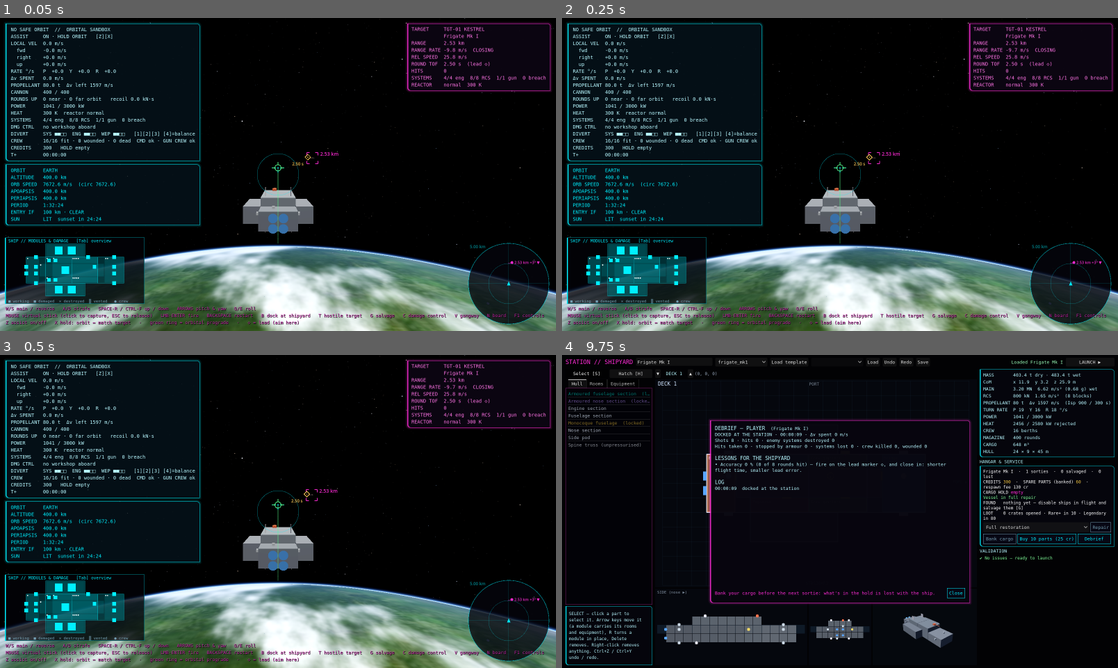
Above: before the commit, frames 1-4 (two rows, left to right).
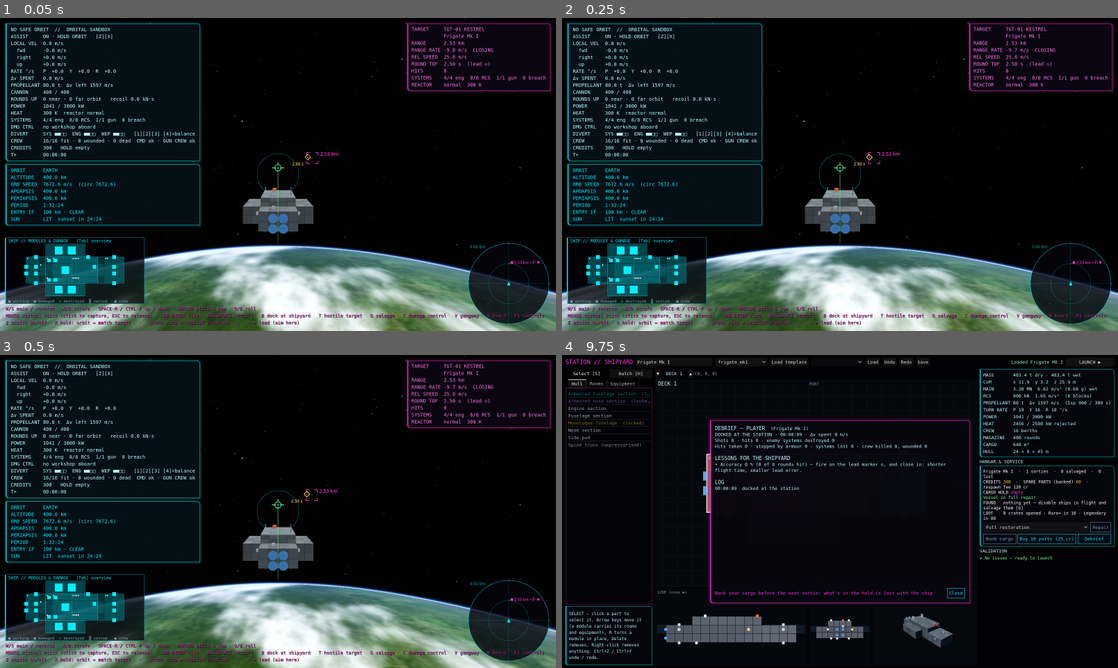
Above: after the commit, the same moments.

Repository: TheBooleanJulian/no-safe-orbit
Game: Godot game, scene res://scenes/main/main.tscn
Two runs of this game, one before a commit and one after it. Both use one fixed random seed, a clock stepped at 60 frames per second and the inputs below.
Inputs (mouse positions are in pixels of both pictures, inside the frame that each line leads up to):
- Up to frame 1 (0.05 s): no input
- Up to frame 2 (0.25 s): no input
- Up to frame 3 (0.5 s): no input
- Up to frame 4 (9.75 s): tap Enter at 0.5 s; move the mouse to (962, 495) at 0.52 s; hold E (roll_right) 0.53-1.28 s; hold N (board) 0.53-1.28 s; click (962, 495) at 0.67 s; tap V (dock) at 0.8, 1.35, 3.8, 6.8, 7.35 s; move the mouse to (812, 511) at 1.27 s; hold Up (pitch_up) 1.28-5.78 s; click (812, 511) at 1.55 s; move the mouse to (851, 505) at 2.02 s; press the mouse at (851, 505) at 2.03 s; tap G (salvage) at 2.3, 2.85, 5.3, 8.3 s; move the mouse to (834, 517) at 2.77 s; release the mouse at (834, 517) at 2.78 s; click (834, 517) at 2.92 s; tap N (board) at 3.05, 6.05, 9.05 s; move the mouse to (878, 514) at 3.52 s; hold N (board) 3.53-4.28 s; move the mouse to (795, 508) at 4.27 s; tap 4 (divert_balance) at 4.35 s; click (795, 508) at 4.55 s; move the mouse to (845, 511) at 5.02 s; hold 2 (divert_eng) 5.03-5.78 s; click (845, 511) at 5.17 s; move the mouse to (817, 505) at 5.77 s; hold E (roll_right) 5.78-6.53 s; tap 1 (divert_sys) at 5.85 s; move the mouse to (867, 511) at 6.52 s; hold 3 (divert_wep) 6.53-7.28 s; hold Up (pitch_up) 6.53-8.78 s; move the mouse to (812, 511) at 7.27 s; click (812, 511) at 7.55 s; move the mouse to (851, 505) at 8.02 s; hold C (field_repair) 8.03-8.78 s; move the mouse to (834, 517) at 8.77 s; hold Q (roll_left) 8.78-9.53 s; click (834, 517) at 8.85 s; move the mouse to (878, 514) at 9.52 s; hold Up (pitch_up) from 9.53 s (still down); hold B (open_shipyard) from 9.53 s (still down); click (878, 514) at 9.67 s

The runs differ from the first frame. In frame 1, 0.9% of the frame differs, in the area x 43-57%, y 44-69%; in frame 2, 0.9%; in frame 3, 0.9%; in frame 4, 0.4%.

Commit message:
feat: military hull plating, ship names, hazard-striped collars, RCS jets
- Procedural gunmetal plating (panels, seams, rivets, hatches), triplanar.
- Ship name stencilled on the most exposed flanks (player: vessel name).
- Docking collars: hazard-striped ring, dark hatch, blinking beacon light.
- White conical RCS jets from each block's share of the commanded thrust
  and torque; destroyed blocks stay dark.
- The next contact gets a fresh hull view (and its own name).

Co-Authored-By: Claude Opus 5.5 <noreply@anthropic.com>

Diff:
--- a/scripts/app/main.gd
+++ b/scripts/app/main.gd
@@ -168,6 +168,7 @@
 	view.grid = _designs[id].grid
 	view.stats = _designs[id].stats
 	view.tint = tint
+	view.hull_name = get_profile().vessel.name if id == PLAYER_ID and get_profile().vessel != null else world.get_ship(id).display_name
 	add_child(view)
 	_views[id] = view
 
@@ -328,6 +329,9 @@
 	world.remove_ship(TARGET_ID)
 	hud.reset()
 	_spawn_target()
+	# New contact, new hull (and its own name on it).
+	(_views[TARGET_ID] as Node).queue_free()
+	_spawn_view(TARGET_ID, Color(1.0, 0.78, 0.72))
 	return drops
 
 
--- a/scripts/presentation/ship_model_builder.gd
+++ b/scripts/presentation/ship_model_builder.gd
@@ -4,12 +4,27 @@
 ## and simple shapes for external equipment. Shared by the flight view and
 ## the shipyard preview so both show the same ship. Geometry is visual only;
 ## simulation truth stays in the blueprint and ShipStats.
+##
+## Look: gunmetal hull plating (a procedural panel texture, mapped
+## triplanar so it needs no UVs), the ship's name stencilled on both flanks,
+## and docking collars in high-visibility hazard stripes with a beacon so
+## boarders can see where to dock.
+
+const PLATE_SIZE_M := 12.0
+const HULL_TONE := Color(0.86, 0.9, 0.9)
+
+static var _plate_texture: ImageTexture
+static var _hazard_texture: ImageTexture
 
 
 class Model:
 	var root: Node3D
 	## Main-engine nozzle positions (body frame), for plumes.
 	var engine_nozzles: Array[Vector3] = []
+	## RCS blocks: {id, position, normal} (body frame), for thruster jets.
+	var rcs_blocks: Array[Dictionary] = []
+	## Docking collar beacons (for blinking).
+	var beacons: Array[Node3D] = []
 	## Blueprint id → node holding that module's / external system's meshes
 	## (so views can hide destroyed parts and darken wrecked modules).
 	var parts: Dictionary = {}
@@ -17,7 +32,8 @@
 
 ## `origin_m`: grid-metre point placed at the model origin (normally the
 ## centre of mass). `tint` multiplies every colour (e.g. to mark the enemy).
-static func build(bp: ShipBlueprint, grid: ShipGrid, origin_m: Vector3, tint: Color = Color.WHITE) -> Model:
+## `hull_name`: painted on both sides of the largest module ("" = none).
+static func build(bp: ShipBlueprint, grid: ShipGrid, origin_m: Vector3, tint: Color = Color.WHITE, hull_name: String = "") -> Model:
 	var model := Model.new()
 	model.root = Node3D.new()
 	model.root.name = "ShipModel"
@@ -29,8 +45,11 @@
 			continue
 		var size_m := Vector3(grid.module_size(i)) * c
 		var center := Vector3(bp.modules[i].position) * c + size_m * 0.5 - origin_m
-		var part := _box(model.root, size_m - Vector3.ONE * 0.15, center, _mat(mats, def.color * tint))
+		var part := _box(model.root, size_m - Vector3.ONE * 0.15, center, _hull_mat(mats, def.color * tint))
 		model.parts[bp.modules[i].id] = part
+	var flank := _best_flank(bp, grid)
+	if hull_name != "" and flank >= 0:
+		_paint_name(model.root, bp, grid, flank, origin_m, hull_name)
 	for i in bp.equipment.size():
 		var def := grid.equipment_def(i)
 		if def == null or not def.is_external():
@@ -50,6 +69,7 @@
 				model.engine_nozzles.append(mount + normal * 2.4)
 			EquipmentDefinition.Kind.RCS:
 				_box(part, Vector3.ONE * 0.9, mount + normal * 0.45, mat)
+				model.rcs_blocks.append({"id": bp.equipment[i].id, "position": mount + normal * 0.45, "normal": normal})
 			EquipmentDefinition.Kind.CANNON:
 				_box(part, Vector3(1.8, 0.9, 1.8), mount + normal * 0.45, mat)
 				var barrel := _cylinder(part, 0.16, 0.16, 5.0, mount + normal * 0.6 + Vector3(0, 0, -2.5), mat)
@@ -57,7 +77,172 @@
 			EquipmentDefinition.Kind.RADIATOR:
 				var fin := Vector3(0.12, 3.0, 2.8) if normal.y != 0.0 else Vector3(3.0, 0.12, 2.8)
 				_box(part, fin, mount + normal * 1.5, mat)
+			EquipmentDefinition.Kind.DOCKING_COLLAR:
+				model.beacons.append(_collar(part, mount, normal))
 	return model
+
+
+## Hazard-striped collar ring around a dark hatch, and a blinking beacon.
+static func _collar(part: Node3D, mount: Vector3, normal: Vector3) -> Node3D:
+	var basis := _basis_y_along(normal)
+	var ring_mat := StandardMaterial3D.new()
+	ring_mat.albedo_texture = _hazard()
+	ring_mat.uv1_triplanar = true
+	ring_mat.uv1_scale = Vector3.ONE * 0.8
+	ring_mat.emission_enabled = true
+	ring_mat.emission = Color(1.0, 0.75, 0.1)
+	ring_mat.emission_energy_multiplier = 0.35
+	var ring := MeshInstance3D.new()
+	var torus := TorusMesh.new()
+	torus.inner_radius = 1.0
+	torus.outer_radius = 1.6
+	ring.mesh = torus
+	ring.material_override = ring_mat
+	ring.transform = Transform3D(basis, mount + normal * 0.25)
+	part.add_child(ring)
+	var hatch_mat := StandardMaterial3D.new()
+	hatch_mat.albedo_color = Color(0.08, 0.08, 0.09)
+	var hatch := _cylinder(part, 1.0, 1.0, 0.2, Vector3.ZERO, hatch_mat)
+	hatch.transform = Transform3D(basis, mount + normal * 0.12)
+	var beacon_mat := StandardMaterial3D.new()
+	beacon_mat.shading_mode = BaseMaterial3D.SHADING_MODE_UNSHADED
+	beacon_mat.albedo_color = Color(1.0, 0.85, 0.2)
+	var beacon := MeshInstance3D.new()
+	var bulb := SphereMesh.new()
+	bulb.radius = 0.35
+	bulb.height = 0.7
+	beacon.mesh = bulb
+	beacon.material_override = beacon_mat
+	beacon.position = mount + normal * 0.6 + basis.x * 1.9
+	var light := OmniLight3D.new()
+	light.light_color = Color(1.0, 0.8, 0.2)
+	light.light_energy = 2.0
+	light.omni_range = 14.0
+	beacon.add_child(light)
+	part.add_child(beacon)
+	return beacon
+
+
+## The module whose port and starboard faces are most exposed (the name
+## must not hide behind side pods): most exterior side cells on its less
+## exposed flank.
+static func _best_flank(bp: ShipBlueprint, grid: ShipGrid) -> int:
+	var best := -1
+	var best_exposed := 0
+	for i in bp.modules.size():
+		var def := grid.module_def(i)
+		if def == null or not def.interior:
+			continue
+		var pos := bp.modules[i].position
+		var sz := grid.module_size(i)
+		var sides := [0, 0]
+		for y in sz.y:
+			for z in sz.z:
+				if not grid.is_hull(Vector3i(pos.x - 1, pos.y + y, pos.z + z)):
+					sides[0] += 1
+				if not grid.is_hull(Vector3i(pos.x + sz.x, pos.y + y, pos.z + z)):
+					sides[1] += 1
+		var exposed: int = mini(sides[0], sides[1])
+		if exposed > best_exposed:
+			best_exposed = exposed
+			best = i
+	return best
+
+
+## The ship's name stencilled on both flanks of a module.
+static func _paint_name(root: Node3D, bp: ShipBlueprint, grid: ShipGrid, i: int, origin_m: Vector3, hull_name: String) -> void:
+	var c := ShipGrid.CELL_SIZE_M
+	var size_m := Vector3(grid.module_size(i)) * c
+	var center := Vector3(bp.modules[i].position) * c + size_m * 0.5 - origin_m
+	for side in [-1.0, 1.0]:
+		var label := Label3D.new()
+		label.text = hull_name.to_upper()
+		label.font_size = 96
+		label.outline_size = 12
+		label.pixel_size = minf(size_m.z * 0.85 / maxf(hull_name.length(), 1) / 58.0, size_m.y * 0.32 / 96.0)
+		label.modulate = Color(0.92, 0.94, 0.9, 0.9)
+		label.outline_modulate = Color(0.05, 0.05, 0.05, 0.8)
+		label.double_sided = false
+		label.shaded = true
+		# Face outward along ±X, reading nose-to-the-left on the port side
+		# and nose-to-the-right on starboard.
+		label.position = center + Vector3(side * (size_m.x * 0.5 - 0.05), size_m.y * 0.1, 0)
+		label.rotation = Vector3(0, side * PI * 0.5, 0)
+		root.add_child(label)
+
+
+static func _basis_y_along(n: Vector3) -> Basis:
+	var y := n.normalized()
+	var x := (Vector3.UP if absf(y.dot(Vector3.UP)) < 0.9 else Vector3.FORWARD).cross(y).normalized()
+	return Basis(x, y, x.cross(y))
+
+
+static func _hull_mat(cache: Dictionary, color: Color) -> StandardMaterial3D:
+	var key := "hull%s" % color
+	if not cache.has(key):
+		var mat := StandardMaterial3D.new()
+		mat.albedo_color = color * HULL_TONE
+		mat.albedo_texture = _plates()
+		mat.uv1_triplanar = true
+		mat.uv1_scale = Vector3.ONE / PLATE_SIZE_M
+		mat.metallic = 0.55
+		mat.roughness = 0.6
+		cache[key] = mat
+	return cache[key]
+
+
+## Hull plating: panels with dark seams, rivet lines, a few weathered
+## plates and access hatches (seeded, so every run looks the same).
+static func _plates() -> ImageTexture:
+	if _plate_texture != null:
+		return _plate_texture
+	var n := 256
+	var img := Image.create(n, n, false, Image.FORMAT_RGB8)
+	var rng := RandomNumberGenerator.new()
+	rng.seed = 1977
+	var panel := 64
+	for py in n / panel:
+		for px in n / panel:
+			var shade := 0.82 + rng.randf() * 0.16
+			for y in panel:
+				for x in panel:
+					var v := shade + rng.randf_range(-0.015, 0.015)
+					img.set_pixel(px * panel + x, py * panel + y, Color(v, v, v))
+			# Seams.
+			for k in panel:
+				img.set_pixel(px * panel + k, py * panel, Color(0.35, 0.35, 0.36))
+				img.set_pixel(px * panel, py * panel + k, Color(0.35, 0.35, 0.36))
+			# Rivets along the seams.
+			for k in range(4, panel, 8):
+				img.set_pixel(px * panel + k, py * panel + 3, Color(0.55, 0.55, 0.56))
+				img.set_pixel(px * panel + 3, py * panel + k, Color(0.55, 0.55, 0.56))
+			# The odd access hatch.
+			if rng.randf() < 0.25:
+				var hx := px * panel + 16
+				var hy := py * panel + 20
+				for k in 24:
+					for e in [0, 15]:
+						img.set_pixel(hx + k, hy + e, Color(0.4, 0.4, 0.42))
+					if k < 16:
+						img.set_pixel(hx, hy + k, Color(0.4, 0.4, 0.42))
+						img.set_pixel(hx + 23, hy + k, Color(0.4, 0.4, 0.42))
+	img.generate_mipmaps()
+	_plate_texture = ImageTexture.create_from_image(img)
+	return _plate_texture
+
+
+## Yellow and black diagonal hazard stripes.
+static func _hazard() -> ImageTexture:
+	if _hazard_texture != null:
+		return _hazard_texture
+	var n := 64
+	var img := Image.create(n, n, false, Image.FORMAT_RGB8)
+	for y in n:
+		for x in n:
+			img.set_pixel(x, y, Color(0.95, 0.75, 0.1) if ((x + y) / 16) % 2 == 0 else Color(0.06, 0.06, 0.06))
+	img.generate_mipmaps()
+	_hazard_texture = ImageTexture.create_from_image(img)
+	return _hazard_texture
 
 
 static func _mat(cache: Dictionary, color: Color) -> StandardMaterial3D:
--- a/scripts/presentation/ship_view.gd
+++ b/scripts/presentation/ship_view.gd
@@ -11,18 +11,31 @@
 var grid: ShipGrid
 var stats: ShipStats
 var tint: Color = Color.WHITE
+## Painted on the hull's flanks.
+var hull_name: String = ""
 
 var _plumes: Array[Node3D] = []
 var _plume_material: StandardMaterial3D
 var _parts: Dictionary = {}
 var _wreck_material: StandardMaterial3D
+var _jets: Array[Dictionary] = []  # {pivot, id, position, normal}
+var _jet_material: StandardMaterial3D
+var _beacons: Array[Node3D] = []
+var _clock := 0.0
+
+## Jets shorter than this fraction of full thrust are not drawn.
+const JET_MIN_FRACTION := 0.04
+const JET_LENGTH_M := 4.0
+const BEACON_PERIOD_S := 1.2
 
 
 func _ready() -> void:
-	var model := ShipModelBuilder.build(blueprint, grid, stats.center_of_mass_m, tint)
+	var model := ShipModelBuilder.build(blueprint, grid, stats.center_of_mass_m, tint, hull_name)
 	add_child(model.root)
 	_parts = model.parts
+	_beacons = model.beacons
 	_build_plumes(model.engine_nozzles)
+	_build_jets(model.rcs_blocks)
 	_wreck_material = StandardMaterial3D.new()
 	_wreck_material.albedo_color = Color(0.12, 0.1, 0.09)
 	_wreck_material.roughness = 1.0
@@ -41,6 +54,79 @@
 	_plume_material.albedo_color.a = 0.15 + 0.4 * fwd_fraction
 	if state.systems != null:
 		_show_damage(state.systems)
+	_update_jets(state)
+	_clock += get_process_delta_time()
+	var on := fmod(_clock, BEACON_PERIOD_S) < 0.25
+	for b in _beacons:
+		b.visible = on and b.get_parent().visible
+
+
+## White conical RCS jets. Each block's share of the commanded thrust and
+## torque gives the force it makes; the exhaust leaves along the opposite
+## direction, snapped to the block's nearest outward axis.
+func _build_jets(blocks: Array[Dictionary]) -> void:
+	_jet_material = StandardMaterial3D.new()
+	_jet_material.shading_mode = BaseMaterial3D.SHADING_MODE_UNSHADED
+	_jet_material.transparency = BaseMaterial3D.TRANSPARENCY_ALPHA
+	_jet_material.blend_mode = BaseMaterial3D.BLEND_MODE_ADD
+	_jet_material.cull_mode = BaseMaterial3D.CULL_DISABLED
+	_jet_material.albedo_color = Color(1.0, 1.0, 1.0, 0.55)
+	var cone := CylinderMesh.new()
+	cone.top_radius = 0.06   # far end
+	cone.bottom_radius = 0.45  # nozzle
+	cone.height = JET_LENGTH_M
+	cone.cap_top = false
+	cone.cap_bottom = false
+	for b in blocks:
+		var pivot := Node3D.new()
+		pivot.visible = false
+		add_child(pivot)
+		var jet := MeshInstance3D.new()
+		jet.mesh = cone
+		jet.material_override = _jet_material
+		jet.cast_shadow = GeometryInstance3D.SHADOW_CASTING_SETTING_OFF
+		jet.position = Vector3(0, JET_LENGTH_M * 0.5, 0)
+		pivot.add_child(jet)
+		_jets.append({"pivot": pivot, "id": b.id, "position": b.position, "normal": b.normal})
+
+
+func _update_jets(state: ShipState) -> void:
+	var n := _jets.size()
+	if n == 0:
+		return
+	var per_block := maxf(state.config.thrust_lateral_n / n, 1.0)
+	var t := state.last_thrust_body
+	t.z = maxf(t.z, 0.0)  # forward thrust is the main engines'
+	var tau := state.last_torque_body / n
+	for j in _jets:
+		var pivot: Node3D = j.pivot
+		var r: Vector3 = j.position
+		var f := t / n
+		if r.length_squared() > 1.0:
+			f += tau.cross(r) / r.length_squared()
+		var fraction := clampf(f.length() / per_block, 0.0, 1.0)
+		# A destroyed block (its part hidden) fires nothing.
+		pivot.visible = fraction > JET_MIN_FRACTION and (not _parts.has(j.id) or (_parts[j.id] as Node3D).visible)
+		if not pivot.visible:
+			continue
+		var exhaust := _snap_exhaust(-f.normalized(), j.normal)
+		var x := (Vector3.UP if absf(exhaust.dot(Vector3.UP)) < 0.9 else Vector3.FORWARD).cross(exhaust).normalized()
+		pivot.transform = Transform3D(Basis(x, exhaust * lerpf(0.35, 1.0, fraction), x.cross(exhaust)), r + j.normal * 0.45)
+
+
+## Nearest of the six body axes to `dir`, never pointing into the hull.
+static func _snap_exhaust(dir: Vector3, normal: Vector3) -> Vector3:
+	var best := normal
+	var best_dot := -INF
+	for axis in [Vector3.RIGHT, Vector3.LEFT, Vector3.UP, Vector3.DOWN, Vector3.FORWARD, Vector3.BACK]:
+		if axis.dot(normal) < -0.5:
+			continue
+		var d: float = axis.dot(dir)
+		if d > best_dot:
+			best_dot = d
+			best = axis
+	return best
+
 
 
 ## Destroyed external systems disappear; wrecked modules turn charred.
